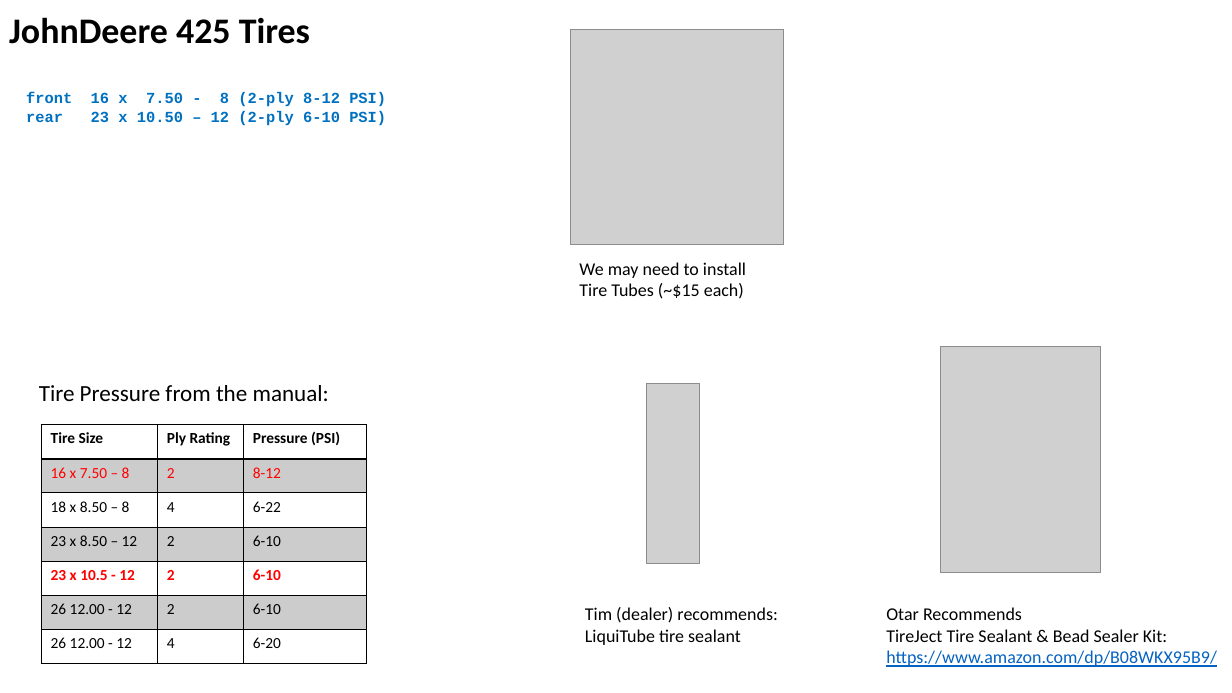
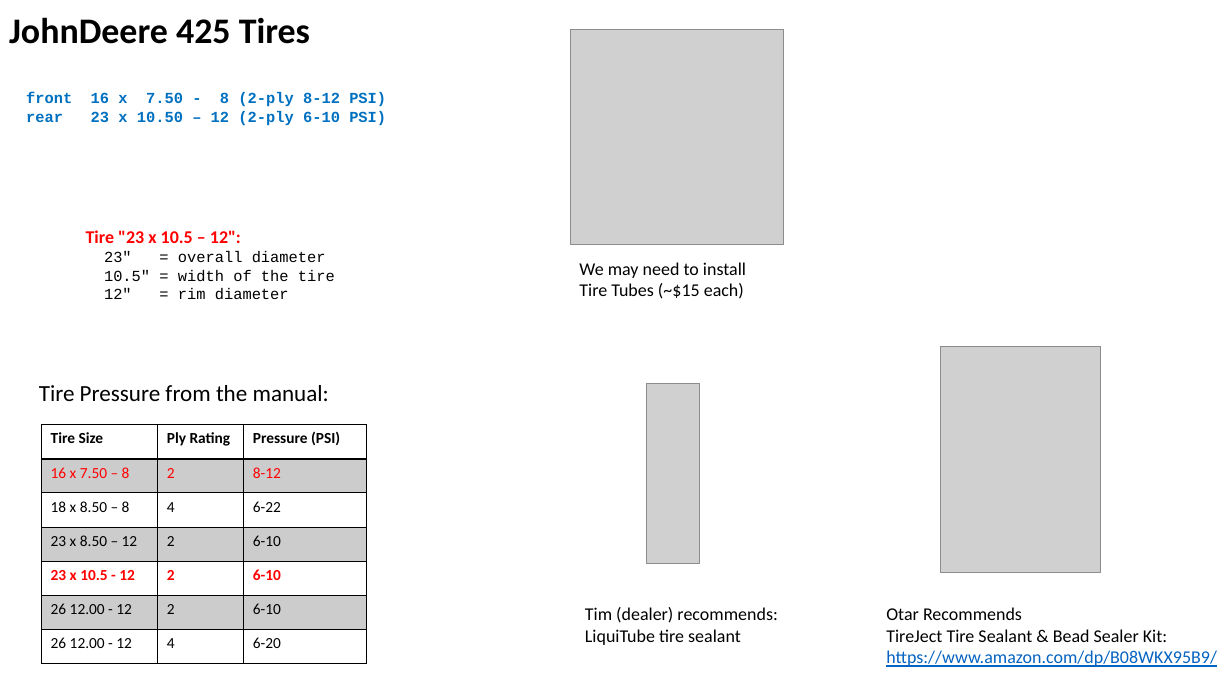
Before and after one commit to lselector/misc_farm, a slide deck: slide 4 of JD_tractor_jd425.pptx. Drawn at 1232x693 pixels with LibreOffice and Linux fonts; fonts in the diff are those of the drawing; grey boxes stand for pictures. Boxes give left, top, right and bottom in pixels: in the first picture for what was removed or moved away, otherwise in the second. Text is boxed around its words. In the diff, an @@ line names an element or a change of style, - is before the commit and + after.

Commit message:
update

```diff
--- a/JD_tractor_jd425.pptx
+++ b/JD_tractor_jd425.pptx
@@ text added at [86, 230, 335, 300], 12 pt, text #000000 @@
+Tire "23 x 10.5 – 12":
+23" = overall diameter
+10.5" = width of the tire
+12" = rim diameter
```
